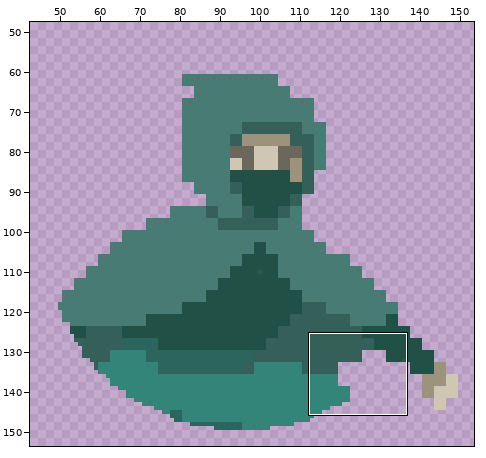
A sprite sheet gets an edit: Resources/UI/UI_portrait_thief.png. Above, an overview of the earlier version with the close-up marked.
Close-up. As it was:
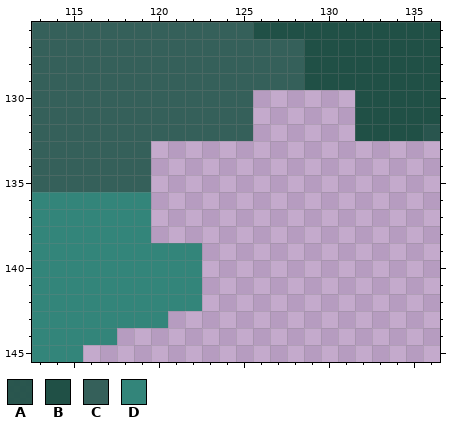
The file is 192x192 pixels. Colours within 5 levels of each other are drawn and written as one. Shown: x 113..136, y 126..145. The wide view leaves out empty margins. The commit also changed other parts of the picture, which this record leaves out.
Palette (. is transparent): A #205046ef  B #205046  C #35605a  D #33857a
Pixels before, first column x 113:
126 CCCCCCCCCCCCCBBBBBBBBBBB
127 CCCCCCCCCCCCCCCCBBBBBBBB
128 CCCCCCCCCCCCCCCCBBBBBBBB
129 CCCCCCCCCCCCCCCCBBBBBBBB
130 CCCCCCCCCCCCC......BBBBB
131 CCCCCCCCCCCCC......BBBBB
132 CCCCCCCCCCCCC......BBBBA
133 CCCCCCC.................
134 CCCCCCC.................
135 CCCCCCC.................
136 DDDDDDD.................
137 DDDDDDD.................
138 DDDDDDD.................
139 DDDDDDDDDD..............
140 DDDDDDDDDD..............
141 DDDDDDDDDD..............
142 DDDDDDDDDD..............
143 DDDDDDDD................
144 DDDDD...................
145 DDD.....................
The result:
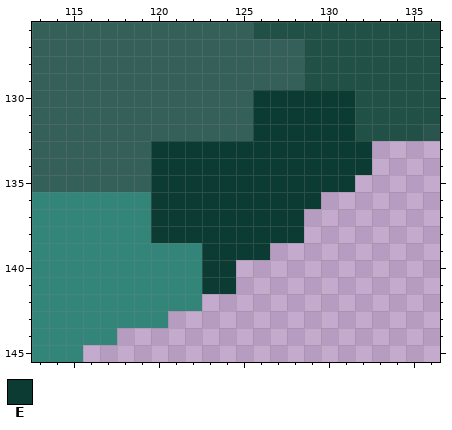
Colours new in this view: E #0b3b32
Change:
{"y":130,"x":126,"old":"......","new":"EEEEEE"}
{"y":131,"x":126,"old":"......","new":"EEEEEE"}
{"y":132,"x":126,"old":"......","new":"EEEEEE"}
{"y":133,"x":120,"old":".............","new":"EEEEEEEEEEEEE"}
{"y":134,"x":120,"old":".............","new":"EEEEEEEEEEEEE"}
{"y":135,"x":120,"old":"............","new":"EEEEEEEEEEEE"}
{"y":136,"x":120,"old":"..........","new":"EEEEEEEEEE"}
{"y":137,"x":120,"old":".........","new":"EEEEEEEEE"}
{"y":138,"x":120,"old":".........","new":"EEEEEEEEE"}
{"y":139,"x":123,"old":"....","new":"EEEE"}
{"y":140,"x":123,"old":"..","new":"EE"}
{"y":141,"x":123,"old":"..","new":"EE"}
{"label":"added","picture_box":[151,90,372,294]}
